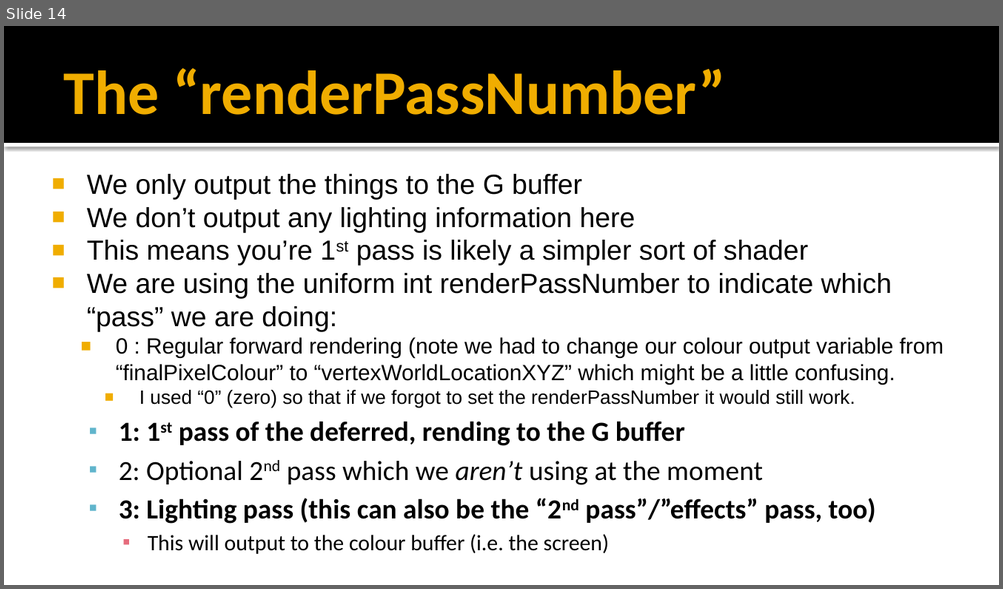
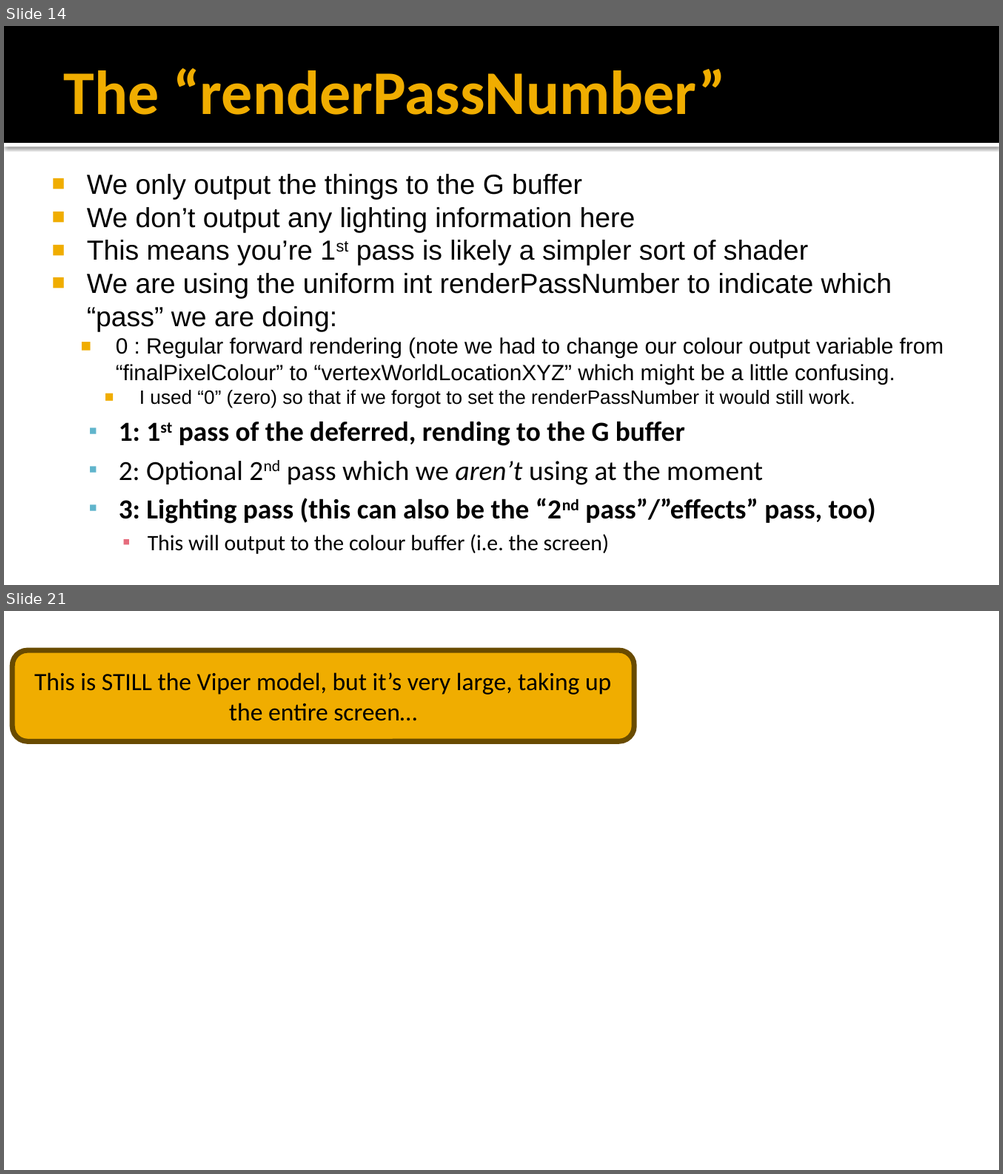
Before and after one commit to FeeneyCodes/GDP202425, a slide deck: 6020_Graph_2_(2025)/Day2Day/Week_08_Deferred_Rendering_1/Deferred_lighting.pptx. Shown one above the other, each under a label of ours: slide 14 before the commit, slides 14 and 21 after it; the slides between them are not shown. The pictures are 1003x589 and 1003x1174 pixels, drawn with LibreOffice and Linux fonts; fonts in the diff are those of the drawing; background and template pictures are left out. Boxes give left, top, right and bottom in pixels: in the first picture for what was removed or moved away, otherwise in the second. Text is boxed around its words. In the diff, an @@ line names an element or a change of style, - is before the commit and + after.

Commit message:
Deferred showing the vertex colour, but on a large viper that's larger than the current view

```diff
--- a/6020_Graph_2_(2025)/Day2Day/Week_08_Deferred_Rendering_1/Deferred_lighting.pptx
+++ b/6020_Graph_2_(2025)/Day2Day/Week_08_Deferred_Rendering_1/Deferred_lighting.pptx
@@ slide 21 added at (4, 611, 999, 1170), background picture (left out) @@
@@ rounded rectangle added at (12, 651, 634, 742), fill #F0AD00, outline #694C00 3.78 pt, 18 pt, text #000000 @@
+This is STILL the Viper model, but it’s very large, taking up the entire screen…
```
Also in this commit, not shown: 1 slide changed, 7 other slides added, 3 other files.
